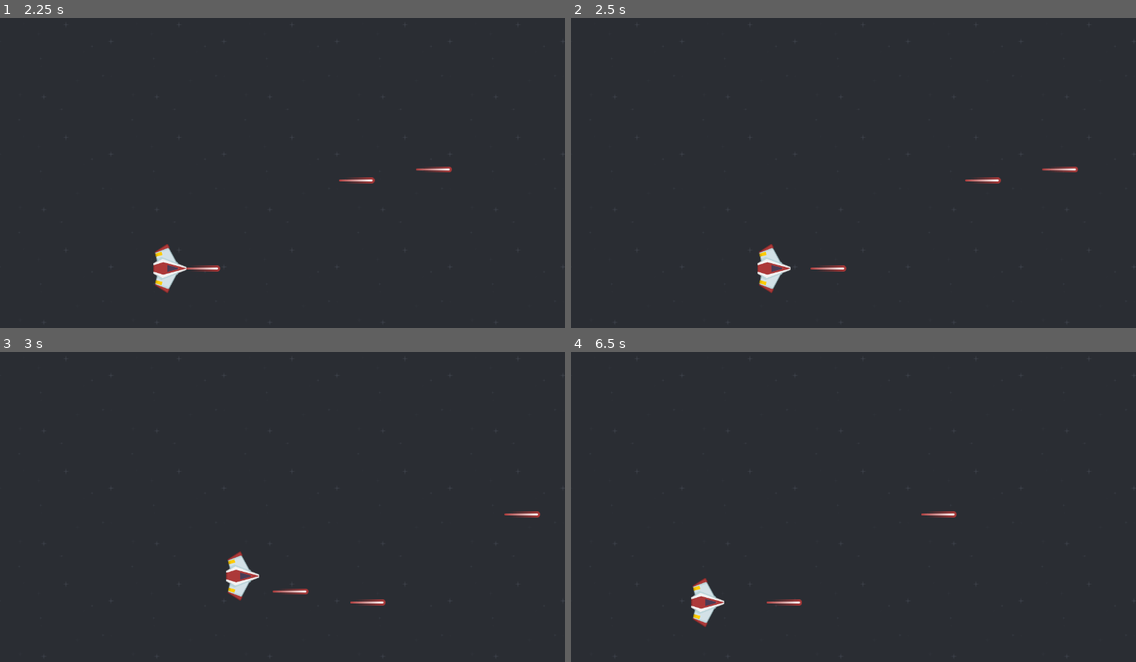
Above: before the commit, frames 1-4 (two rows, left to right).
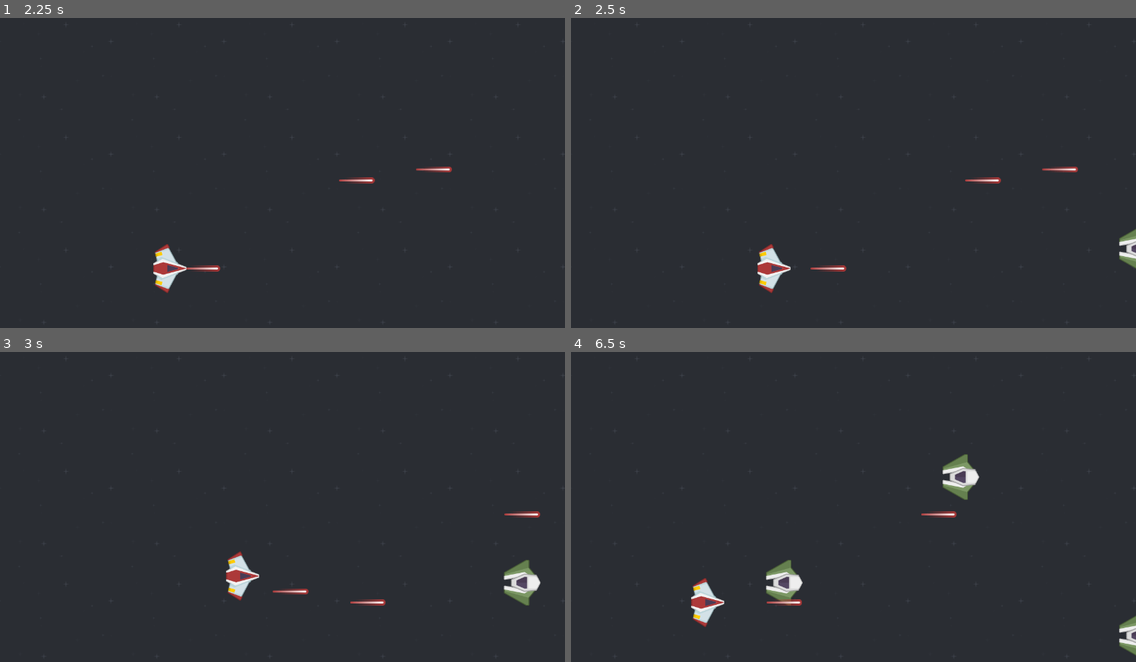
Above: after the commit, the same moments.

Repository: ardkoornstra/learning-godot-2d
Game: Godot game, scene res://scenes/game.tscn
The game is run twice, just before and just after one commit, with the same random seed, the same clock (stepped at 60 frames per second) and the same inputs.
Inputs:
- Up to frame 1 (2.25 s): tap Enter at 0.5 s; hold D (right) 0.53-1.28 s; tap Space (shoot) at 0.6, 1.35, 2.1 s; hold S (down) 1.28-2.03 s; hold D (right) from 2.03 s (still down)
- Up to frame 2 (2.5 s): keep holding D (right)
- Up to frame 3 (3 s): release D (right) at 2.78 s; hold W (up) from 2.78 s (still down); tap Space (shoot) at 2.85 s
- Up to frame 4 (6.5 s): release W (up) at 3.53 s; hold A (left) 3.53-5.03 s; tap Space (shoot) every 0.75 s from 3.6 to 5.85 s; hold S (down) 5.03-5.78 s; hold D (right) from 5.78 s (still down)

Frame 1 is identical in both runs. In frame 2, 0.3% of the frame differs, in the area x 97-100%, y 67-81%; in frame 3, 0.6%; in frame 4, 1.4%, in the area x 34-100%, y 32-98%.

Commit message:
Enemies added

Diff:
--- /dev/null
+++ b/AlienAttack/scenes/enemy.tscn
@@ -0,0 +1,14 @@
+[gd_scene load_steps=3 format=3 uid="uid://b5ug4qt22ikqv"]
+
+[ext_resource type="Script" path="res://scripts/enemy.gd" id="1_cuaes"]
+[ext_resource type="Texture2D" uid="uid://c0bhxwabww7nv" path="res://assets/textures/enemyGreen2.png" id="1_su25l"]
+
+[node name="Enemy" type="Area2D"]
+script = ExtResource("1_cuaes")
+
+[node name="Sprite2D" type="Sprite2D" parent="."]
+rotation = 1.5708
+texture = ExtResource("1_su25l")
+
+[node name="CollisionPolygon2D" type="CollisionPolygon2D" parent="."]
+polygon = PackedVector2Array(-41, -23, -41, 23, 14, 53, 42, 0, 13, -52)
--- /dev/null
+++ b/AlienAttack/scenes/enemy_spawner.tscn
@@ -0,0 +1,32 @@
+[gd_scene load_steps=2 format=3 uid="uid://bq54ij3ejlvim"]
+
+[ext_resource type="Script" path="res://scripts/enemy_spawner.gd" id="1_myksm"]
+
+[node name="EnemySpawner" type="Node2D"]
+script = ExtResource("1_myksm")
+
+[node name="Spawners" type="Node2D" parent="."]
+
+[node name="Spawner1" type="Marker2D" parent="Spawners"]
+position = Vector2(1380, 60)
+
+[node name="Spawner2" type="Marker2D" parent="Spawners"]
+position = Vector2(1380, 180)
+
+[node name="Spawner3" type="Marker2D" parent="Spawners"]
+position = Vector2(1380, 300)
+
+[node name="Spawner4" type="Marker2D" parent="Spawners"]
+position = Vector2(1380, 420)
+
+[node name="Spawner5" type="Marker2D" parent="Spawners"]
+position = Vector2(1380, 540)
+
+[node name="Spawner6" type="Marker2D" parent="Spawners"]
+position = Vector2(1380, 660)
+
+[node name="Timer" type="Timer" parent="."]
+wait_time = 2.0
+autostart = true
+
+[connection signal="timeout" from="Timer" to="." method="_on_timer_timeout"]
--- a/AlienAttack/scenes/game.tscn
+++ b/AlienAttack/scenes/game.tscn
@@ -1,7 +1,8 @@
-[gd_scene load_steps=3 format=3 uid="uid://j44emcw7fyr7"]
+[gd_scene load_steps=4 format=3 uid="uid://j44emcw7fyr7"]
 
 [ext_resource type="Texture2D" uid="uid://j6uwng0wpcse" path="res://assets/textures/blue.png" id="1_b4a5h"]
 [ext_resource type="PackedScene" uid="uid://deal4gvv4rl35" path="res://scenes/player.tscn" id="2_hilvr"]
+[ext_resource type="PackedScene" uid="uid://bq54ij3ejlvim" path="res://scenes/enemy_spawner.tscn" id="3_mkrjs"]
 
 [node name="Game" type="Node2D"]
 
@@ -17,3 +18,5 @@
 [node name="Player" parent="." instance=ExtResource("2_hilvr")]
 z_index = 3
 position = Vector2(100, 360)
+
+[node name="EnemySpawner" parent="." instance=ExtResource("3_mkrjs")]
--- a/AlienAttack/scenes/laser.tscn
+++ b/AlienAttack/scenes/laser.tscn
@@ -20,3 +20,8 @@
 [node name="CollisionShape2D" type="CollisionShape2D" parent="."]
 rotation = 1.5708
 shape = SubResource("CapsuleShape2D_siuq1")
+
+[node name="VisibleOnScreenNotifier2D" type="VisibleOnScreenNotifier2D" parent="."]
+position = Vector2(-31, 0)
+
+[connection signal="screen_exited" from="VisibleOnScreenNotifier2D" to="." method="_on_visible_on_screen_notifier_2d_screen_exited"]
--- a/AlienAttack/scenes/player.tscn
+++ b/AlienAttack/scenes/player.tscn
@@ -13,6 +13,6 @@
 texture = ExtResource("1_kcpaq")
 
 [node name="CollisionPolygon2D" type="CollisionPolygon2D" parent="."]
-polygon = PackedVector2Array(37, 0, 14, 11, -6, 53, -33, 37, -37, 12, -37, -12, -33, -37, -6, -53, 16, -11)
+polygon = PackedVector2Array(37, 0, 16, 11, -6, 53, -33, 37, -37, 12, -37, -12, -33, -37, -6, -53, 16, -11)
 
 [node name="LaserContainer" type="Node" parent="."]
--- /dev/null
+++ b/AlienAttack/scripts/enemy.gd
@@ -0,0 +1,6 @@
+extends Area2D
+
+@export var speed: int = 200
+
+func _physics_process(delta):
+	global_position.x -= speed * delta
--- /dev/null
+++ b/AlienAttack/scripts/enemy_spawner.gd
@@ -0,0 +1,14 @@
+extends Node2D
+
+var enemyScene = preload("res://scenes/enemy.tscn")
+@onready var spawners = $Spawners
+
+func _on_timer_timeout():
+	spawnEnemy()
+
+func spawnEnemy():
+	var spawnersArray = spawners.get_children()
+	var selectedSpawner = spawnersArray.pick_random()
+	var enemyInstance = enemyScene.instantiate()
+	enemyInstance.global_position = selectedSpawner.global_position
+	add_child(enemyInstance)
--- a/AlienAttack/scripts/laser.gd
+++ b/AlienAttack/scripts/laser.gd
@@ -4,3 +4,7 @@
 
 func _physics_process(delta):
 	global_position.x += speed * delta
+
+
+func _on_visible_on_screen_notifier_2d_screen_exited():
+	queue_free()
--- a/AlienAttack/scripts/player.gd
+++ b/AlienAttack/scripts/player.gd
@@ -24,11 +24,11 @@
 	move_and_slide()
 
 	var screenSize = get_viewport_rect().size
-	global_position = global_position.clamp(Vector2(0,0),screenSize)
+	global_position = global_position.clamp(Vector2(0,0),Vector2(screenSize.x*0.7,screenSize.y))
 
 
 func shoot():
 	var laserInstance = laserScene.instantiate()
-	containerNode.add_child(laserInstance)
 	laserInstance.global_position = global_position
 	laserInstance.global_position.x += 50
+	containerNode.add_child(laserInstance)
